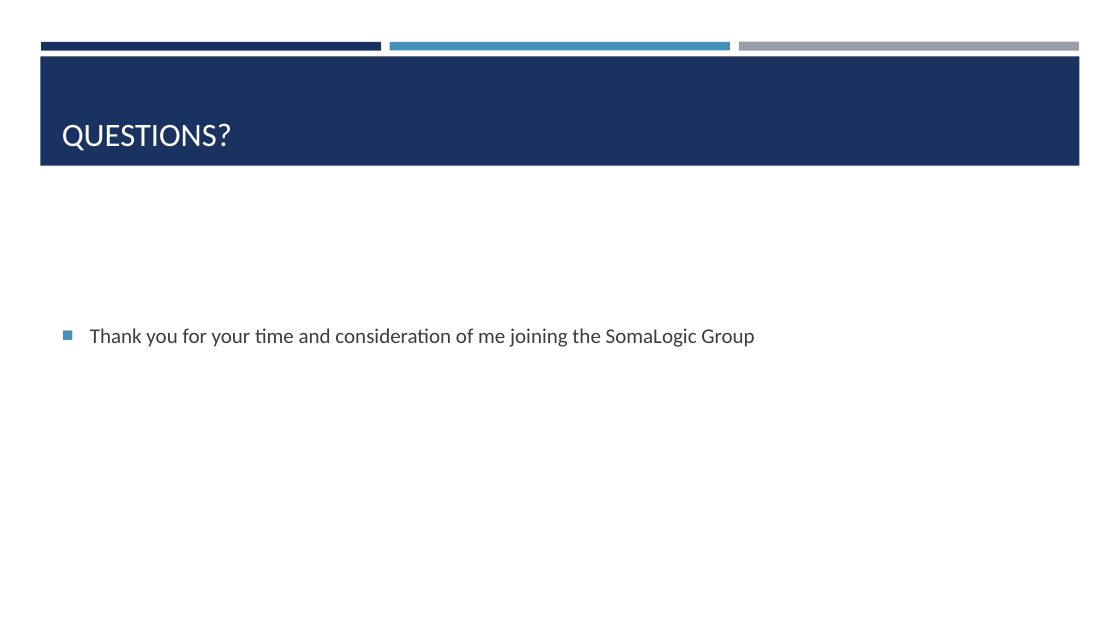
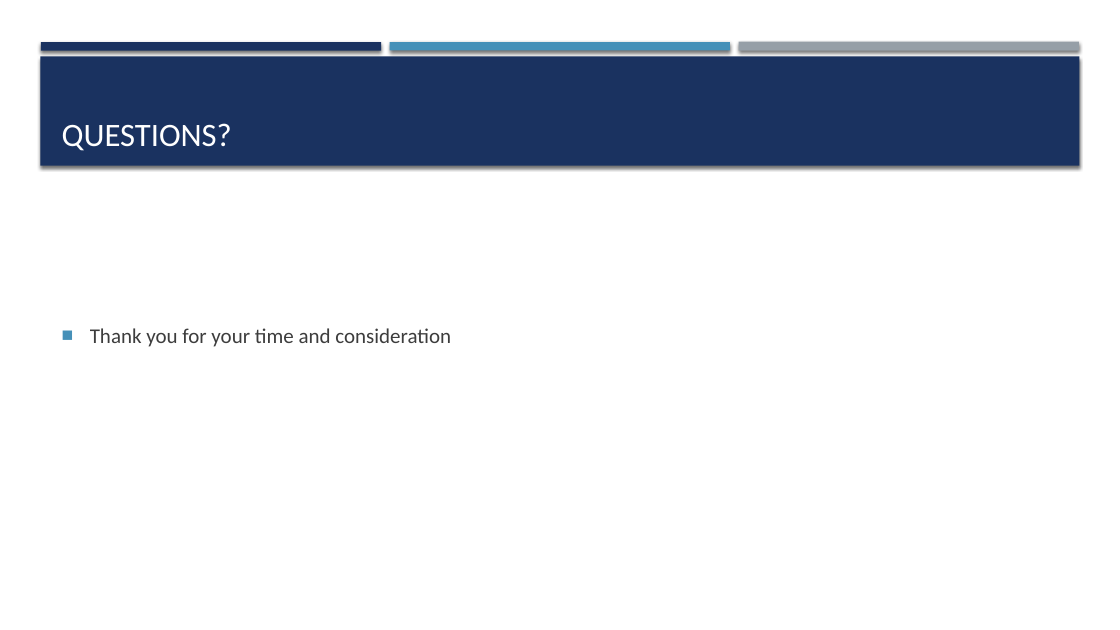
Before and after one commit to kunzmr/WineNMRexample, a slide deck: slide 12 of Wine NMR Multitask Prediction.pptx. Drawn at 1120x630 pixels with LibreOffice and Linux fonts; fonts in the diff are those of the drawing. Boxes give left, top, right and bottom in pixels: in the first picture for what was removed or moved away, otherwise in the second. Text is boxed around its words. In the diff, an @@ line names an element or a change of style, - is before the commit and + after.

```diff
--- a/Wine NMR Multitask Prediction.pptx
+++ b/Wine NMR Multitask Prediction.pptx
@@ shadow on in 4 elements at <box>41,42,381,50</box>, <box>739,42,1079,51</box>, <box>390,42,730,50</box>, <box>40,56,1080,166</box> @@
@@ text at <box>90,328,451,347</box>: text changed @@
-■ Thank you for your time and consideration of me joining the SomaLogic Group
+■ Thank you for your time and consideration
```
Also in this commit, not shown: 11 other slides changed.
